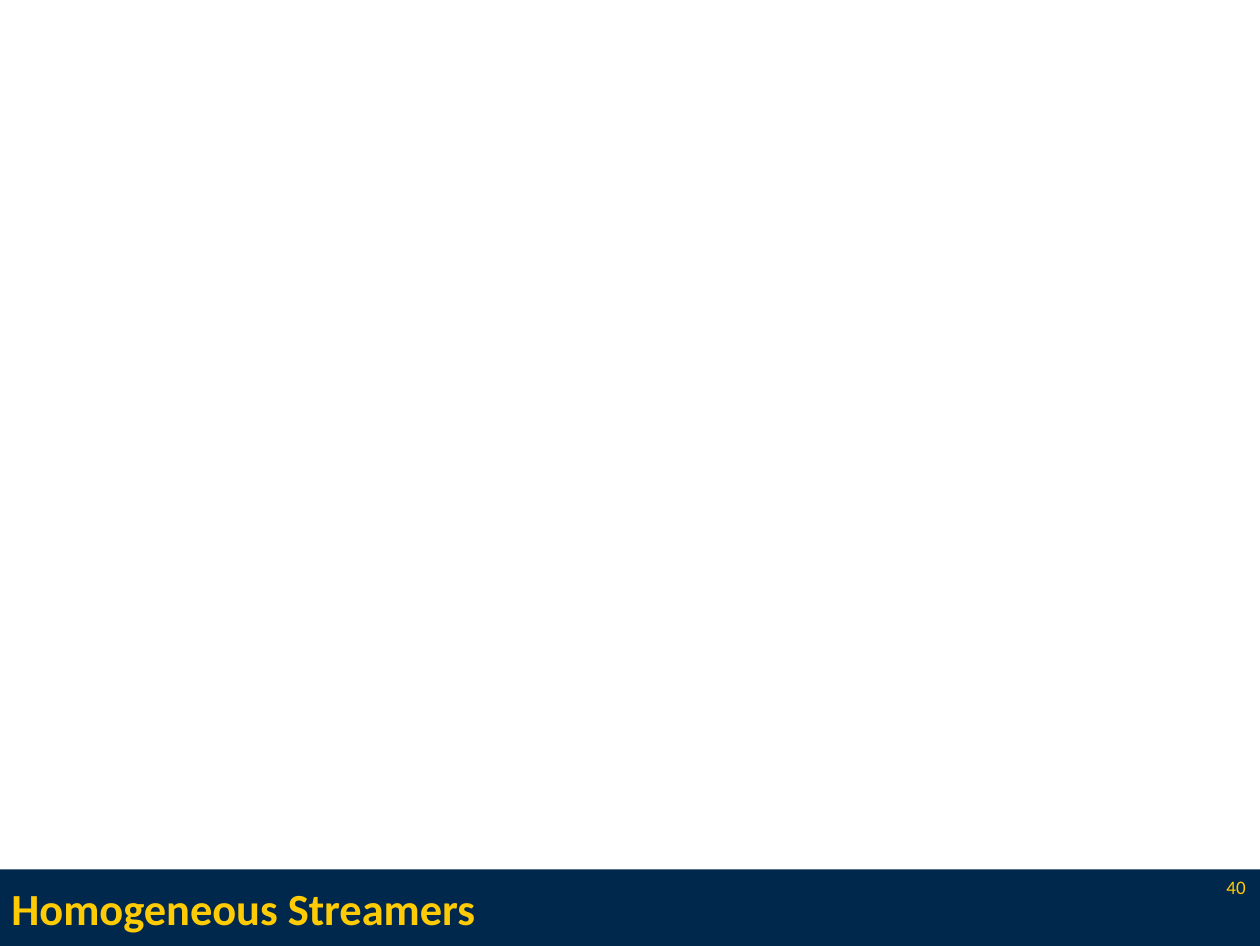
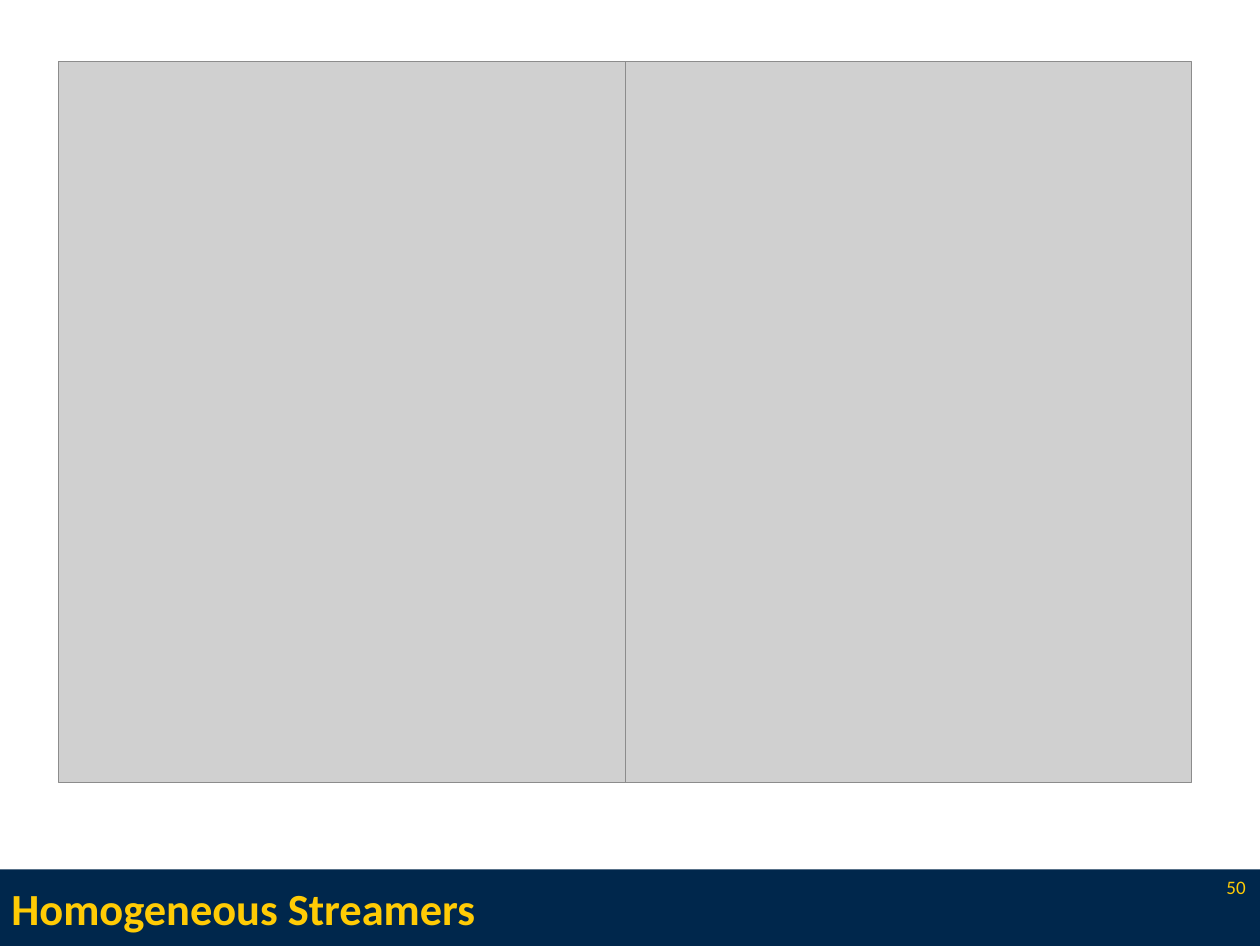
Before and after one commit to l3enny/dissertation, a slide deck: slide 50 of defense/presentation.odp (slide 40 before the commit). Drawn at 1260x946 pixels with LibreOffice and Linux fonts; fonts in the diff are those of the drawing; grey boxes stand for pictures. Boxes give left, top, right and bottom in pixels: in the first picture for what was removed or moved away, otherwise in the second. Text is boxed around its words. In the diff, an @@ line names an element or a change of style, - is before the commit and + after.

```diff
--- a/defense/presentation.odp
+++ b/defense/presentation.odp
@@ picture added at <box>58,62,625,782</box> @@
@@ picture added at <box>624,62,1191,782</box> @@
@@ page number at <box>1226,881,1245,894</box>: text changed @@
-40
+50
```
Also in this commit, not shown: 3 other slides changed, 16 slides added, 27 other files.
